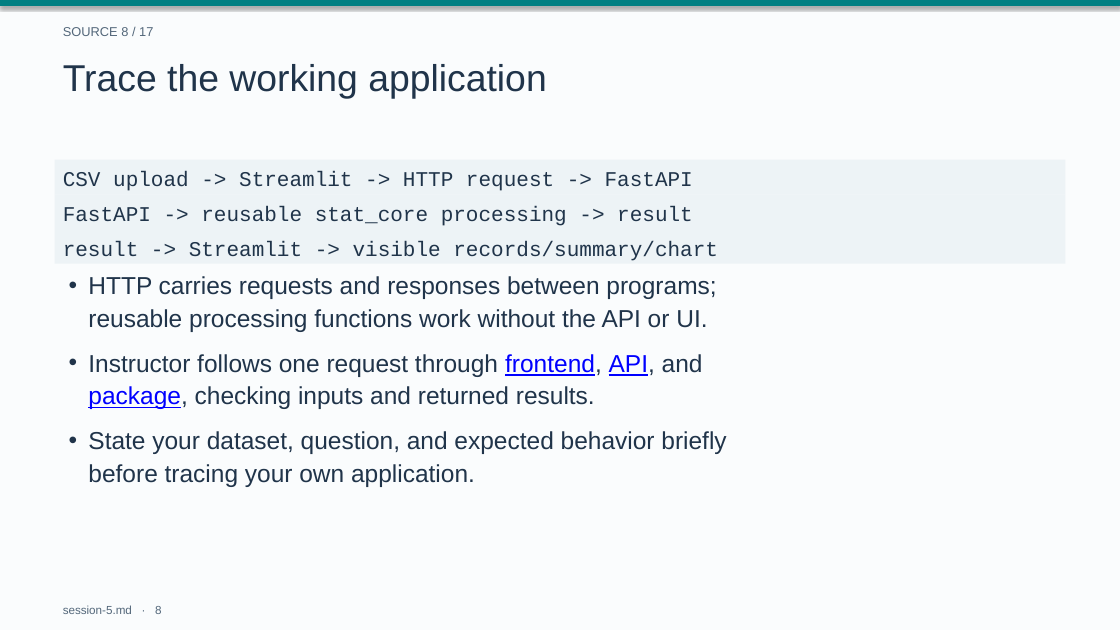
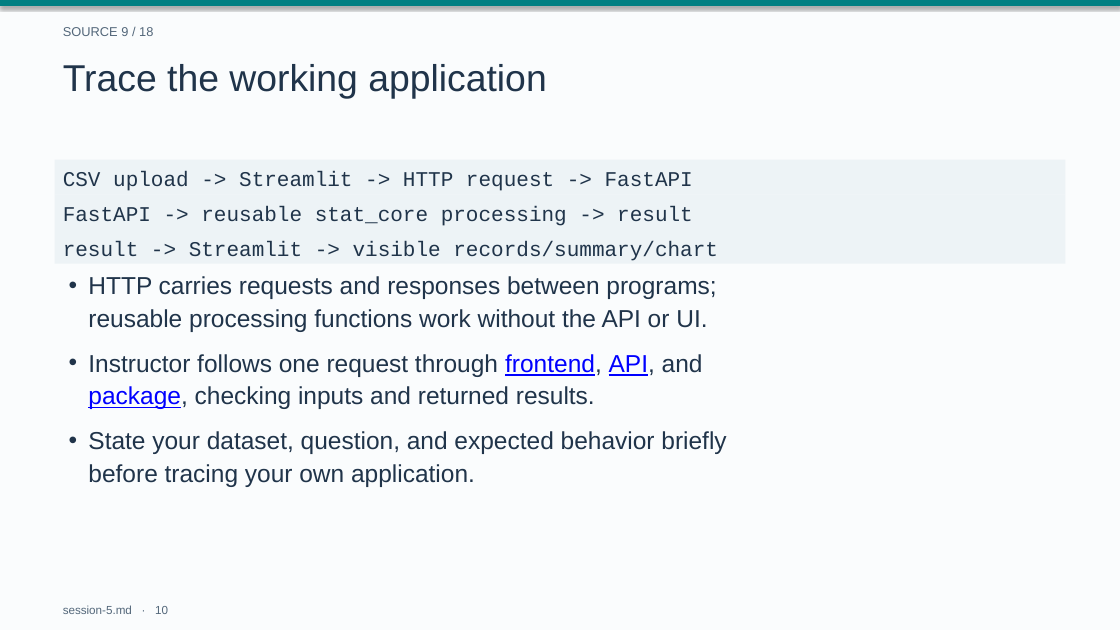
Before and after one commit to drweihungpan-lab/3R-teaching, a slide deck: slide 10 of materials/slides/session-5.pptx (slide 8 before the commit). Drawn at 1120x630 pixels with LibreOffice and Linux fonts; fonts in the diff are those of the drawing. Boxes give left, top, right and bottom in pixels: in the first picture for what was removed or moved away, otherwise in the second. Text is boxed around its words. In the diff, an @@ line names an element or a change of style, - is before the commit and + after.

```diff
--- a/materials/slides/session-5.pptx
+++ b/materials/slides/session-5.pptx
@@ text at (x1=63, y1=27, x2=153, y2=36): text changed @@
-SOURCE 8 / 17
+SOURCE 9 / 18
@@ text at (x1=63, y1=605, x2=168, y2=614): text changed @@
-session-5.md · 8
+session-5.md · 10
```
Also in this commit, not shown: 18 other slides changed, 2 slides added, 2 other files.
